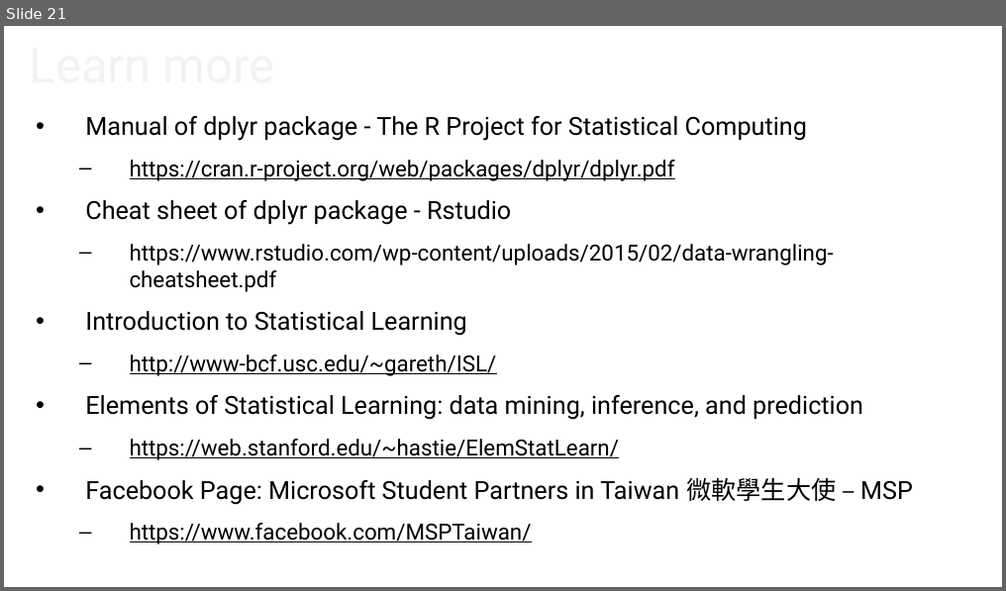
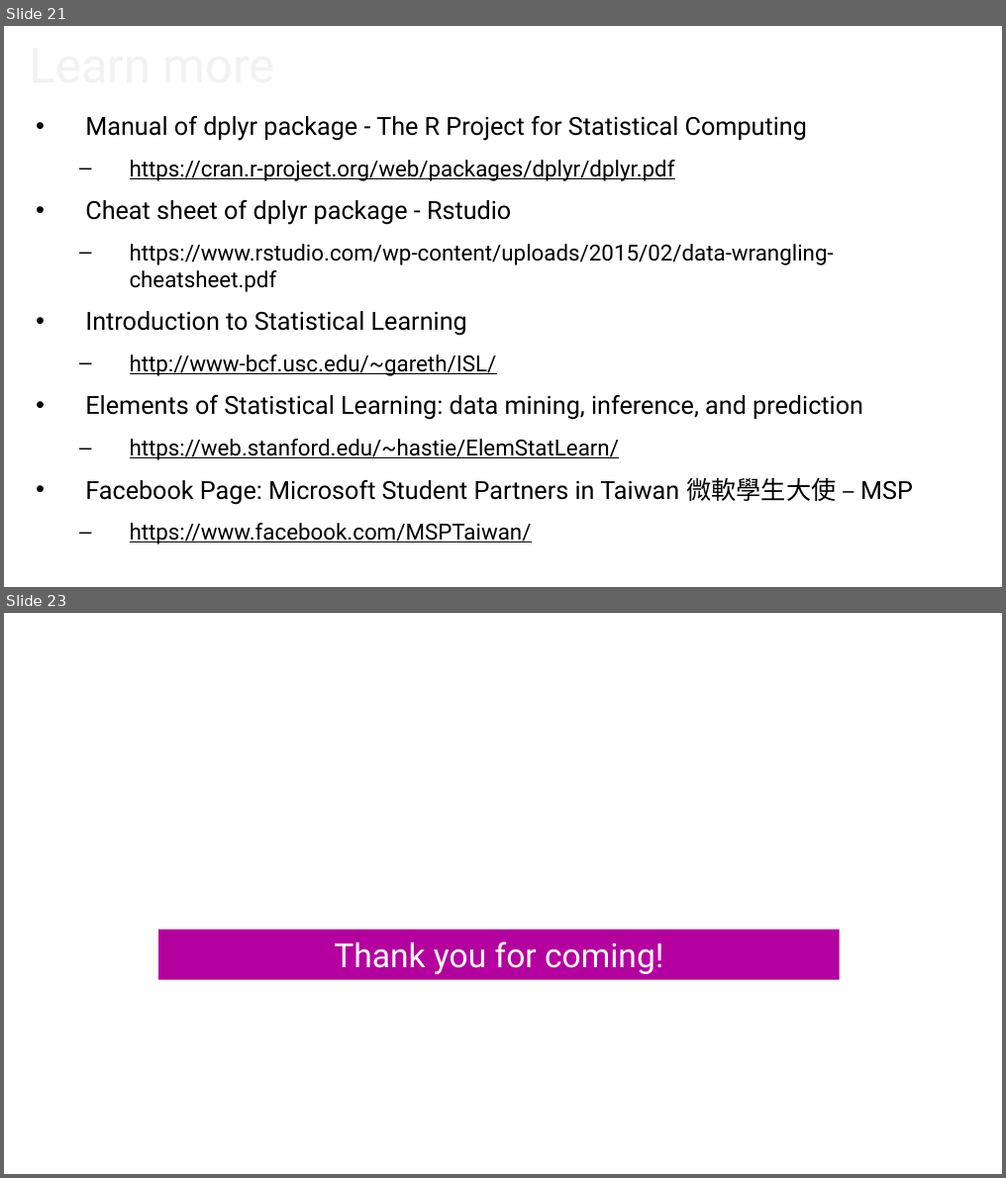
Before and after one commit to yinkaihsu/MSP-Lecture-R-Introduction, a slide deck: MSP_RIntoduction_IanHsu_20171025.pptx. Shown one above the other, each under a label of ours: slide 21 before the commit, slides 21 and 23 after it; the slides between them are not shown. The pictures are 1006x591 and 1006x1178 pixels, drawn with LibreOffice and Linux fonts; fonts in the diff are those of the drawing; background and template pictures are left out. Boxes give left, top, right and bottom in pixels: in the first picture for what was removed or moved away, otherwise in the second. Text is boxed around its words. In the diff, an @@ line names an element or a change of style, - is before the commit and + after.

```diff
--- a/MSP_RIntoduction_IanHsu_20171025.pptx
+++ b/MSP_RIntoduction_IanHsu_20171025.pptx
@@ slide 23 added at box(4, 613, 1002, 1174), background picture (left out) @@
@@ rectangle added at box(158, 930, 840, 980), fill #B4009E, 24 pt, text #FFFFFF @@
+Thank you for coming!
```
Also in this commit, not shown: 2 slides changed, 1 slide removed.
